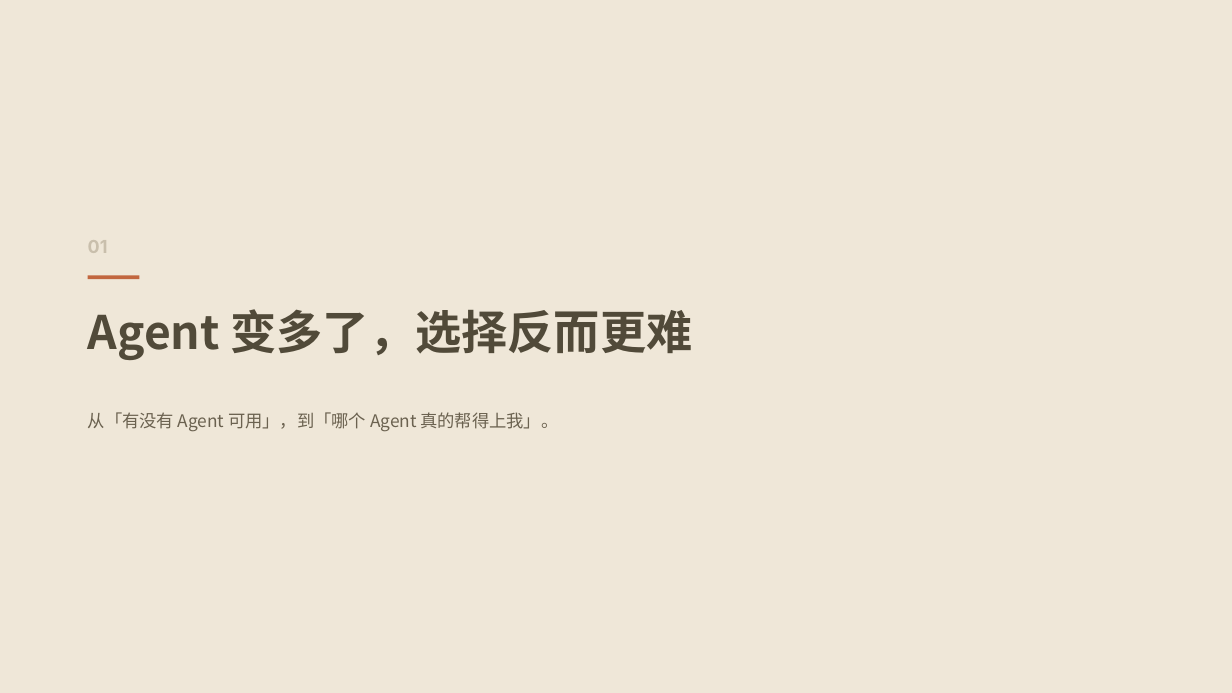
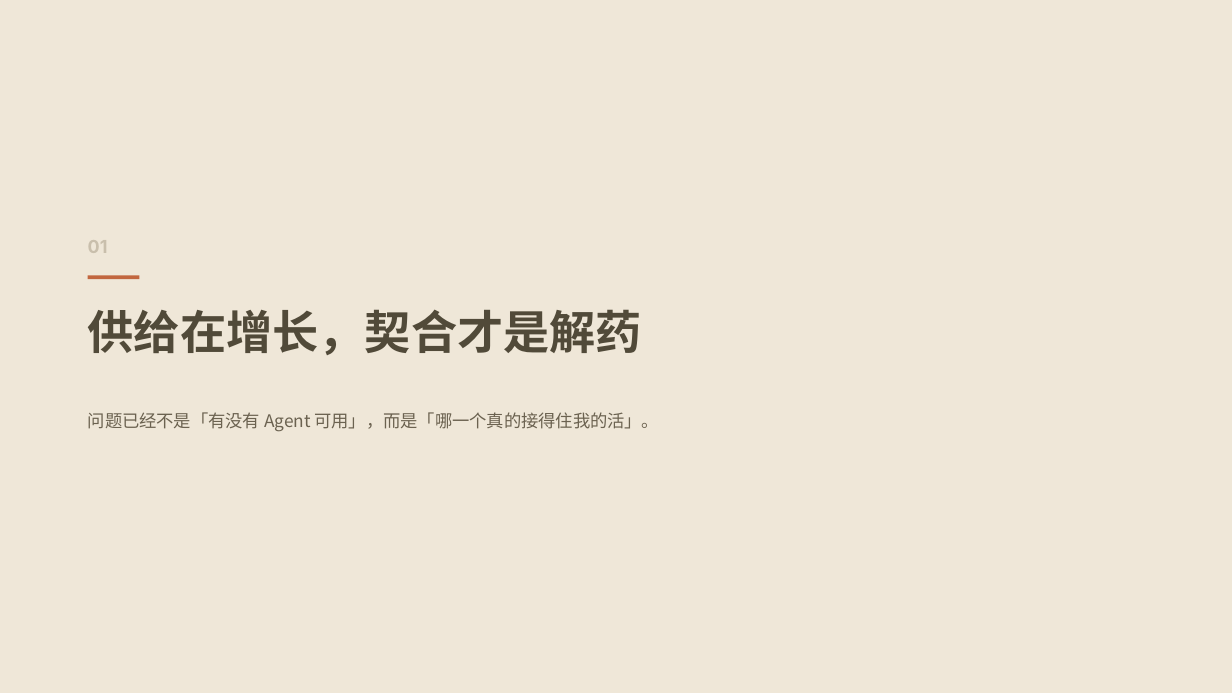
Before and after one commit to 1692775560/AgentCorp, a slide deck: slide 3 of 方案PPT/AgentCorp-方案.pptx. Drawn at 1232x693 pixels with LibreOffice and Linux fonts; fonts in the diff are those of the drawing. Boxes give left, top, right and bottom in pixels: in the first picture for what was removed or moved away, otherwise in the second. Text is boxed around its words. In the diff, an @@ line names an element or a change of style, - is before the commit and + after.

```diff
--- a/方案PPT/AgentCorp-方案.pptx
+++ b/方案PPT/AgentCorp-方案.pptx
@@ text at [88,309,642,355]: text changed @@
-Agent 变多了，选择反而更难
+供给在增长，契合才是解药
@@ text at [88,412,660,431]: text changed @@
-从「有没有 Agent 可用」，到「哪个 Agent 真的帮得上我」。
+问题已经不是「有没有 Agent 可用」，而是「哪一个真的接得住我的活」。
```
Also in this commit, not shown: 17 other slides changed, 5 slides added, 4 slides removed, 1 other file.
